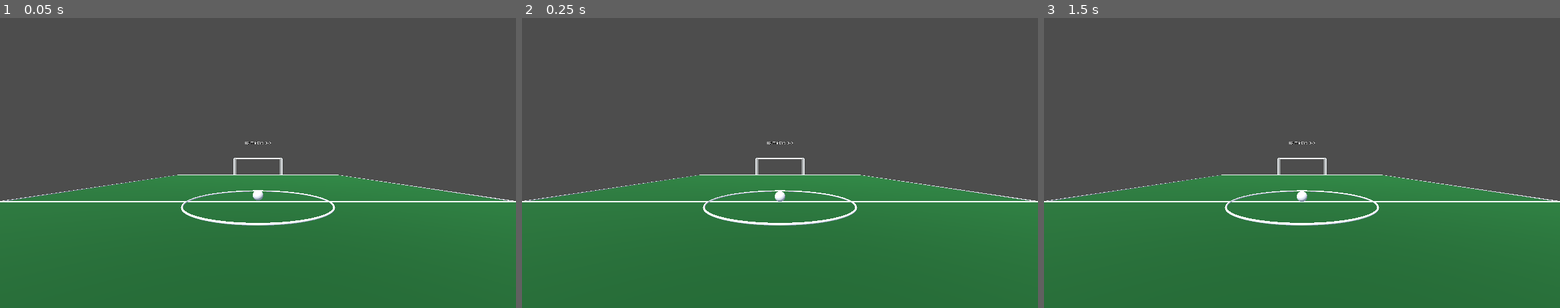
Above: before the commit, frames 1-3 (left to right).
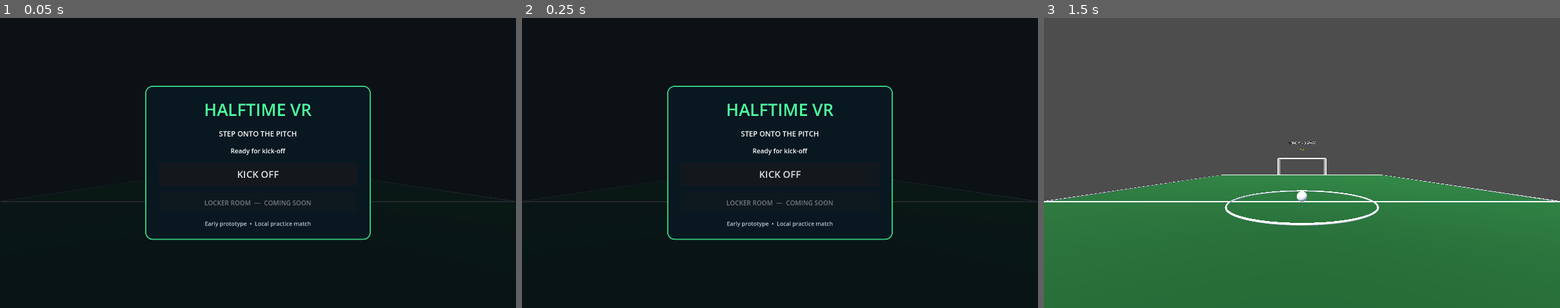
Above: after the commit, the same moments.

Repository: 7zfvmnf42j-art/Half-time-vr
Game: Godot game, scene res://scenes/main.tscn
Same seed, same stepped clock (60 frames per second), same inputs: the game is played once before the commit and once after it.
Inputs (mouse positions are in pixels of both pictures, inside the frame that each line leads up to):
- Up to frame 1 (0.05 s): no input
- Up to frame 2 (0.25 s): no input
- Up to frame 3 (1.5 s): click (1302, 174) at 0.5 s, where only the run after the commit has a clickable "KICK OFF"; tap Enter at 1.25 s

The runs differ from the first frame. In frame 1, 100% of the frame differs, in the area x 0-100%, y 0-100%; in frame 2, 100%; in frame 3, less than 0.1%.

Commit message:
Add match timer, goal detection and main menu to Godot prototype

Diff:
--- a/GodotProject/scripts/main.gd
+++ b/GodotProject/scripts/main.gd
@@ -3,6 +3,7 @@
 const FIELD_LENGTH := 36.0
 const FIELD_WIDTH := 22.0
 const BALL_RADIUS := 0.22
+const MATCH_LENGTH_SECONDS := 300.0
 
 var xr_interface: XRInterface
 var xr_origin: XROrigin3D
@@ -10,17 +11,33 @@
 var right_hand: XRController3D
 var ball: RigidBody3D
 var score_label: Label3D
+var clock_label: Label3D
 var score_home := 0
 var score_away := 0
+var seconds_left := MATCH_LENGTH_SECONDS
+var match_running := false
 var previous_left := Vector3.ZERO
 var previous_right := Vector3.ZERO
+var menu_layer: CanvasLayer
+var menu_panel: PanelContainer
+var status_label: Label
 
 func _ready() -> void:
 	_build_stadium()
 	_build_vr_rig()
 	_build_ball()
-	_update_scoreboard()
+	_build_scoreboard()
+	_build_menu()
 	_start_openxr()
+
+func _process(delta: float) -> void:
+	if match_running:
+		seconds_left = maxf(0.0, seconds_left - delta)
+		_update_scoreboard()
+		if seconds_left <= 0.0:
+			match_running = false
+			_show_menu("FULL TIME")
+			status_label.text = "FULL TIME  |  Final score: %d - %d" % [score_home, score_away]
 
 func _build_stadium() -> void:
 	var environment := WorldEnvironment.new()
@@ -55,6 +72,8 @@
 
 	_add_goal(-FIELD_LENGTH / 2.0 + 0.5)
 	_add_goal(FIELD_LENGTH / 2.0 - 0.5)
+	_add_goal_sensor(-FIELD_LENGTH / 2.0 - 0.25, true)
+	_add_goal_sensor(FIELD_LENGTH / 2.0 + 0.25, false)
 
 func _add_goal(z_position: float) -> void:
 	var goal := Node3D.new()
@@ -67,6 +86,18 @@
 	_add_goal_post(goal, Vector3(-3.2, 1.15, depth), Vector3(0.12, 2.3, 0.12))
 	_add_goal_post(goal, Vector3(3.2, 1.15, depth), Vector3(0.12, 2.3, 0.12))
 	_add_goal_post(goal, Vector3(0, 2.3, depth), Vector3(6.4, 0.12, 0.12))
+
+func _add_goal_sensor(z_position: float, home_scores: bool) -> void:
+	var sensor := Area3D.new()
+	sensor.name = "HomeGoalSensor" if home_scores else "AwayGoalSensor"
+	sensor.position = Vector3(0, 1.15, z_position)
+	var collision := CollisionShape3D.new()
+	var shape := BoxShape3D.new()
+	shape.size = Vector3(6.0, 2.2, 0.8)
+	collision.shape = shape
+	sensor.add_child(collision)
+	sensor.body_entered.connect(_on_goal_body_entered.bind(home_scores))
+	add_child(sensor)
 
 func _add_goal_post(parent: Node3D, local_position: Vector3, size := Vector3(0.12, 2.3, 0.12)) -> void:
 	var post := MeshInstance3D.new()
@@ -129,6 +160,126 @@
 	ball.add_child(collision)
 	add_child(ball)
 
+func _build_scoreboard() -> void:
+	score_label = Label3D.new()
+	score_label.name = "Scoreboard"
+	score_label.position = Vector3(0, 4.2, -FIELD_LENGTH / 2.0 + 2.0)
+	score_label.font_size = 72
+	score_label.modulate = Color.WHITE
+	add_child(score_label)
+
+	clock_label = Label3D.new()
+	clock_label.name = "MatchClock"
+	clock_label.position = Vector3(0, 3.35, -FIELD_LENGTH / 2.0 + 2.0)
+	clock_label.font_size = 42
+	clock_label.modulate = Color(1.0, 0.85, 0.25)
+	add_child(clock_label)
+	_update_scoreboard()
+
+func _build_menu() -> void:
+	menu_layer = CanvasLayer.new()
+	menu_layer.layer = 5
+	add_child(menu_layer)
+
+	var background := ColorRect.new()
+	background.color = Color(0.015, 0.035, 0.06, 0.88)
+	background.set_anchors_and_offsets_preset(Control.PRESET_FULL_RECT)
+	menu_layer.add_child(background)
+
+	var centre := CenterContainer.new()
+	centre.set_anchors_and_offsets_preset(Control.PRESET_FULL_RECT)
+	menu_layer.add_child(centre)
+
+	menu_panel = PanelContainer.new()
+	menu_panel.custom_minimum_size = Vector2(560, 0)
+	centre.add_child(menu_panel)
+
+	var style := StyleBoxFlat.new()
+	style.bg_color = Color(0.035, 0.09, 0.13, 0.98)
+	style.border_color = Color(0.2, 0.78, 0.48)
+	style.set_border_width_all(3)
+	style.set_corner_radius_all(18)
+	style.content_margin_left = 34
+	style.content_margin_right = 34
+	style.content_margin_top = 30
+	style.content_margin_bottom = 30
+	menu_panel.add_theme_stylebox_override("panel", style)
+
+	var layout := VBoxContainer.new()
+	layout.add_theme_constant_override("separation", 18)
+	menu_panel.add_child(layout)
+
+	var title := Label.new()
+	title.text = "HALFTIME VR"
+	title.horizontal_alignment = HORIZONTAL_ALIGNMENT_CENTER
+	title.add_theme_font_size_override("font_size", 42)
+	title.add_theme_color_override("font_color", Color(0.3, 1.0, 0.62))
+	layout.add_child(title)
+
+	var subtitle := Label.new()
+	subtitle.text = "STEP ONTO THE PITCH"
+	subtitle.horizontal_alignment = HORIZONTAL_ALIGNMENT_CENTER
+	subtitle.add_theme_font_size_override("font_size", 18)
+	layout.add_child(subtitle)
+
+	status_label = Label.new()
+	status_label.text = "Ready for kick-off"
+	status_label.horizontal_alignment = HORIZONTAL_ALIGNMENT_CENTER
+	layout.add_child(status_label)
+
+	var start_button := Button.new()
+	start_button.text = "KICK OFF"
+	start_button.custom_minimum_size = Vector2(0, 58)
+	start_button.add_theme_font_size_override("font_size", 24)
+	start_button.pressed.connect(_start_match)
+	layout.add_child(start_button)
+
+	var locker_button := Button.new()
+	locker_button.text = "LOCKER ROOM  —  COMING SOON"
+	locker_button.custom_minimum_size = Vector2(0, 48)
+	locker_button.disabled = true
+	layout.add_child(locker_button)
+
+	var note := Label.new()
+	note.text = "Early prototype  •  Local practice match"
+	note.horizontal_alignment = HORIZONTAL_ALIGNMENT_CENTER
+	note.add_theme_font_size_override("font_size", 14)
+	note.modulate = Color(0.72, 0.78, 0.82)
+	layout.add_child(note)
+
+func _start_match() -> void:
+	score_home = 0
+	score_away = 0
+	seconds_left = MATCH_LENGTH_SECONDS
+	match_running = true
+	_reset_ball()
+	_update_scoreboard()
+	menu_layer.visible = false
+
+func _show_menu(message: String) -> void:
+	menu_layer.visible = true
+	status_label.text = message
+	var start_button := menu_panel.find_child("KickOffButton", true, false)
+	if start_button is Button:
+		start_button.text = "PLAY AGAIN"
+
+func _on_goal_body_entered(body: Node3D, home_scores: bool) -> void:
+	if body != ball or not match_running:
+		return
+	if home_scores:
+		score_home += 1
+	else:
+		score_away += 1
+	_update_scoreboard()
+	_reset_ball()
+
+func _reset_ball() -> void:
+	ball.freeze = true
+	ball.global_position = Vector3(0, BALL_RADIUS + 0.08, 0)
+	ball.linear_velocity = Vector3.ZERO
+	ball.angular_velocity = Vector3.ZERO
+	ball.freeze = false
+
 func _start_openxr() -> void:
 	xr_interface = XRServer.find_interface("OpenXR")
 	if xr_interface and xr_interface.is_initialized():
@@ -142,7 +293,7 @@
 		push_warning("OpenXR interface is unavailable. This scene can still be previewed without a headset.")
 
 func _physics_process(_delta: float) -> void:
-	if not is_instance_valid(ball):
+	if not is_instance_valid(ball) or not match_running:
 		return
 	_try_hand_touch(left_hand, previous_left)
 	_try_hand_touch(right_hand, previous_right)
@@ -161,14 +312,11 @@
 			ball.apply_central_impulse(movement * 2.8)
 
 func _update_scoreboard() -> void:
-	if not score_label:
-		score_label = Label3D.new()
-		score_label.name = "Scoreboard"
-		score_label.position = Vector3(0, 4.2, -FIELD_LENGTH / 2.0 + 2.0)
-		score_label.font_size = 72
-		score_label.modulate = Color.WHITE
-		add_child(score_label)
-	score_label.text = "HALFTIME VR   %d - %d" % [score_home, score_away]
+	if score_label:
+		score_label.text = "HOME  %d  -  %d  AWAY" % [score_home, score_away]
+	if clock_label:
+		var total_seconds := int(ceil(seconds_left))
+		clock_label.text = "%02d:%02d" % [total_seconds / 60, total_seconds % 60]
 
 func _add_box(node_name: String, position_3d: Vector3, size: Vector3, colour: Color) -> void:
 	var body := StaticBody3D.new()
